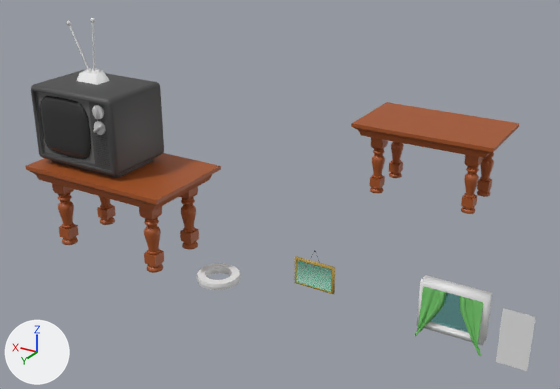
The Blender file Assets/Art/Models/DogBed/Dog'sBed.blend as it was, and as the next commit left it.
Both versions are drawn from a camera (50 mm lens) standing at (-22.8, 42.7, 27.0) and looking at (7.2, -7.3, 1.9). The axes (+X, +Y, +Z) are drawn at lower left. The lights are the same throughout. The older version comes first.

Names of what the first picture shows: 'Curtains', 'Picture Frame', 'Plane.001', 'TV', 'Table', 'TableTop.001', 'Tablefeet.001', 'Torus', 'Window'.
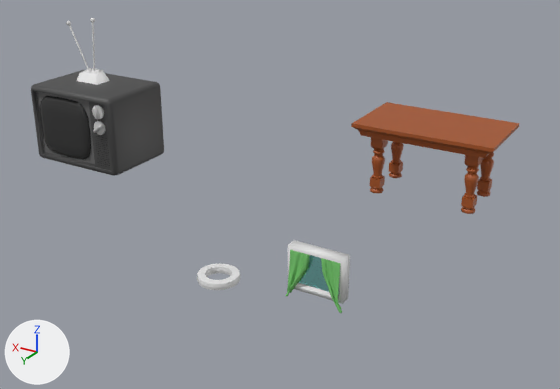
Location of each change, [x1, y1, x2, y2] in pixels of the pictures (560 x 389 px):
'Table', hidden (brown): before [26, 153, 221, 273]
'Window', moved: before [417, 275, 492, 346]; after [288, 240, 350, 304]
'Curtains', moved: before [414, 286, 483, 356]; after [286, 250, 342, 313]
'Plane.001', hidden: before [496, 308, 535, 371]
'Picture Frame', hidden: before [295, 256, 335, 294]

Diff of the bpy script that builds the scene:
```diff
--- a/Assets/Art/Models/DogBed/Dog'sBed.blend.py
+++ b/Assets/Art/Models/DogBed/Dog'sBed.blend.py
@@ ob_table @@
 ob_table.location = (17.27, 0.0, 3.78)
+ob_table.hide_set(True)
@@ ob_window @@
 ob_window = bpy.data.objects.new('Window', me_cube_004)
-ob_window.location = (-10.03, -0.54, 0.06)
+ob_window.location = (0.0, -0.54, 0.06)
 _m = ob_window.modifiers.new('Mirror', 'MIRROR')
@@ ob_curtains @@
 ob_curtains = bpy.data.objects.new('Curtains', me_plane)
-ob_curtains.location = (-9.04, -0.08, -0.5)
+ob_curtains.location = (0.99, -0.08, -0.5)
@@ ob_plane_001 @@
 ob_plane_001.scale = (1.0, 1.0, 2.0)
+ob_plane_001.hide_set(True)
@@ ob_picture_frame @@
 ob_picture_frame.location = (0.0, 0.0, 0.0)
+ob_picture_frame.hide_set(True)
```
